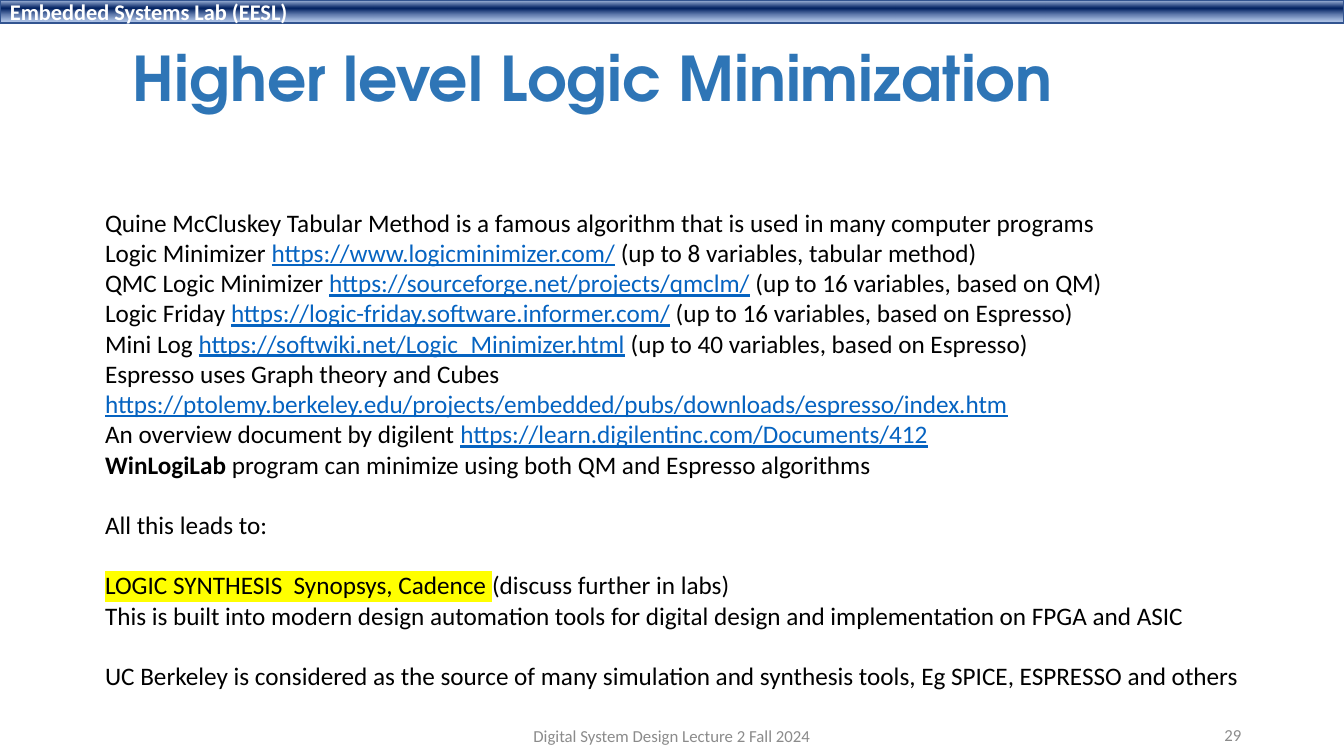
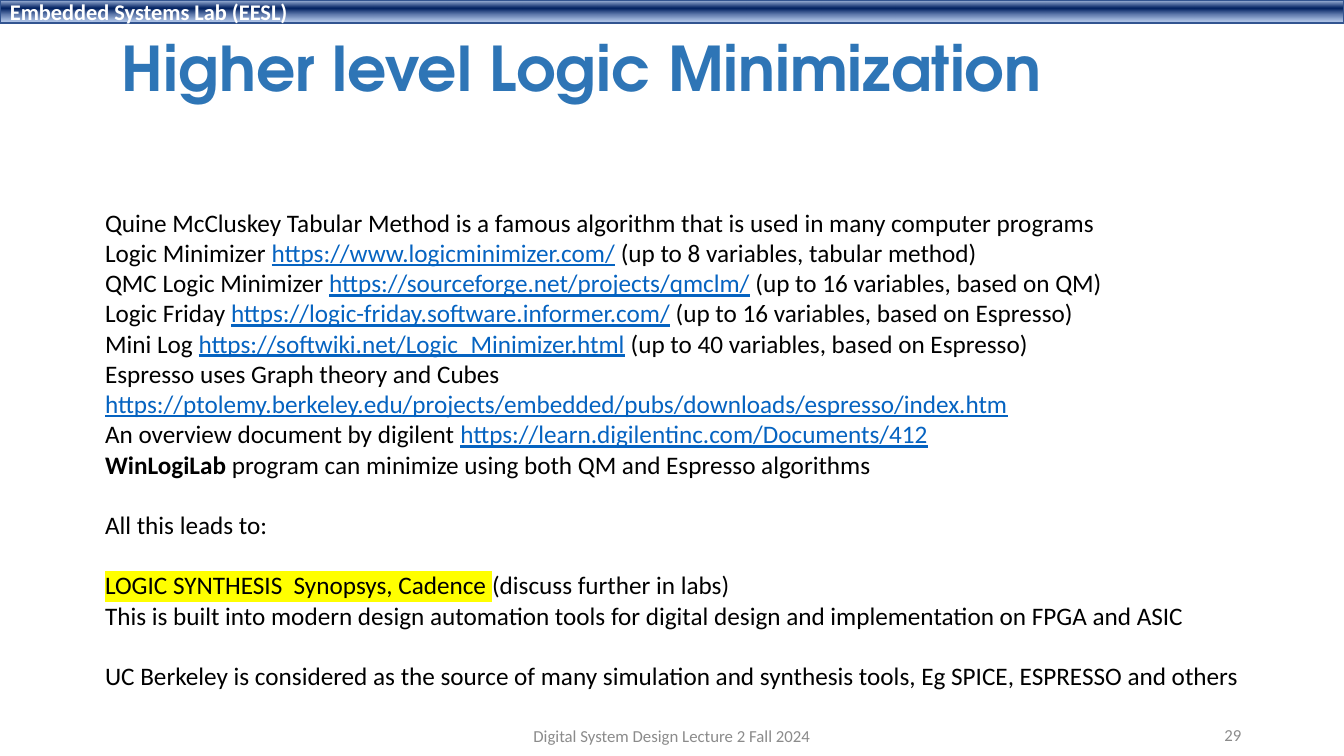
Before and after one commit to shahidmasud/ShahidMasud.github.io, a slide deck: slide 29 of DSD_Lec2_Fall2024.ppsx. Drawn at 1344x756 pixels with LibreOffice and Linux fonts; fonts in the diff are those of the drawing; background and template pictures are left out. Boxes give left, top, right and bottom in pixels: in the first picture for what was removed or moved away, otherwise in the second. Text is boxed around its words. In the diff, an @@ line names an element or a change of style, - is before the commit and + after.

```diff
--- a/DSD_Lec2_Fall2024.ppsx
+++ b/DSD_Lec2_Fall2024.ppsx
@@ title "Higher level Logic Minimization": place and size @@
-title "Higher level Logic Minimization" at <box>133,53,1052,115</box>
+title "Higher level Logic Minimization" at <box>122,43,1041,105</box>
```
Also in this commit, not shown: 5 other slides changed, 1 other file.
